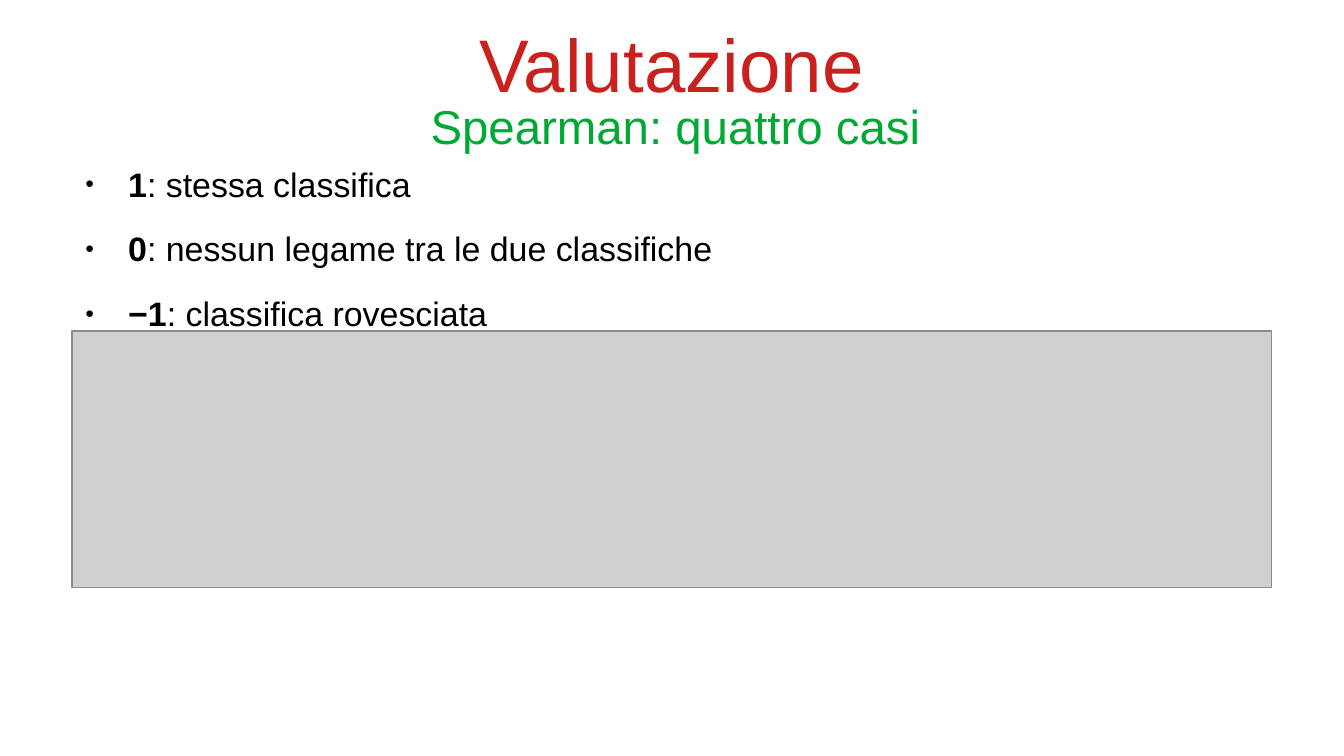
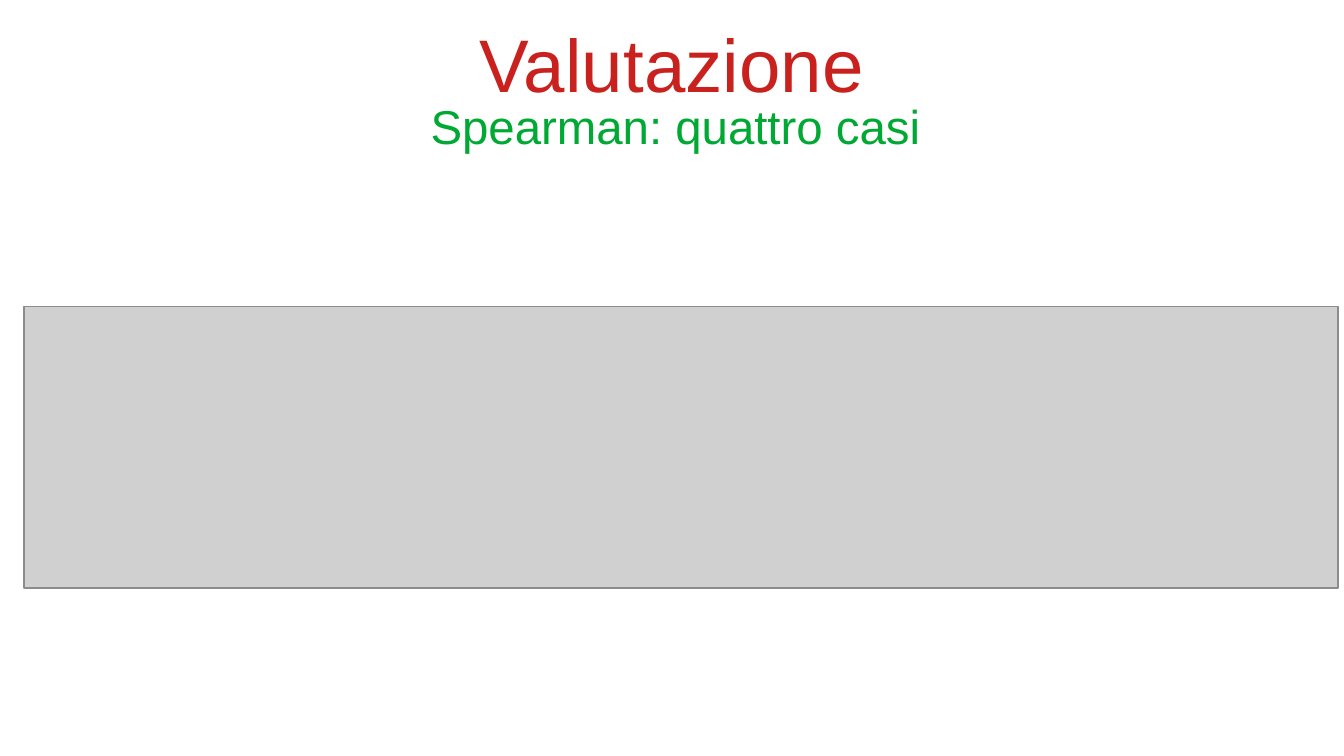
Before and after one commit to bianchi-john/PublisherClassification, a slide deck: slide 35 of Presentazioni/Stato finale/FinalState.odp. Drawn at 1344x756 pixels with LibreOffice and Linux fonts; fonts in the diff are those of the drawing; grey boxes stand for pictures. Boxes give left, top, right and bottom in pixels: in the first picture for what was removed or moved away, otherwise in the second. Text is boxed around its words. In the diff, an @@ line names an element or a change of style, - is before the commit and + after.

```diff
--- a/Presentazioni/Stato finale/FinalState.odp
+++ b/Presentazioni/Stato finale/FinalState.odp
@@ text removed at [128,172,712,333] @@
-● 1: stessa classifica
-● 0: nessun legame tra le due classifiche
-● −1: classifica rovesciata
@@ picture: place and size @@
-picture at [72,332,1272,589]
+picture at [24,307,1339,589]
```
Also in this commit, not shown: 3 other slides changed, 5 slides added, 6 slides removed, 7 other files.
